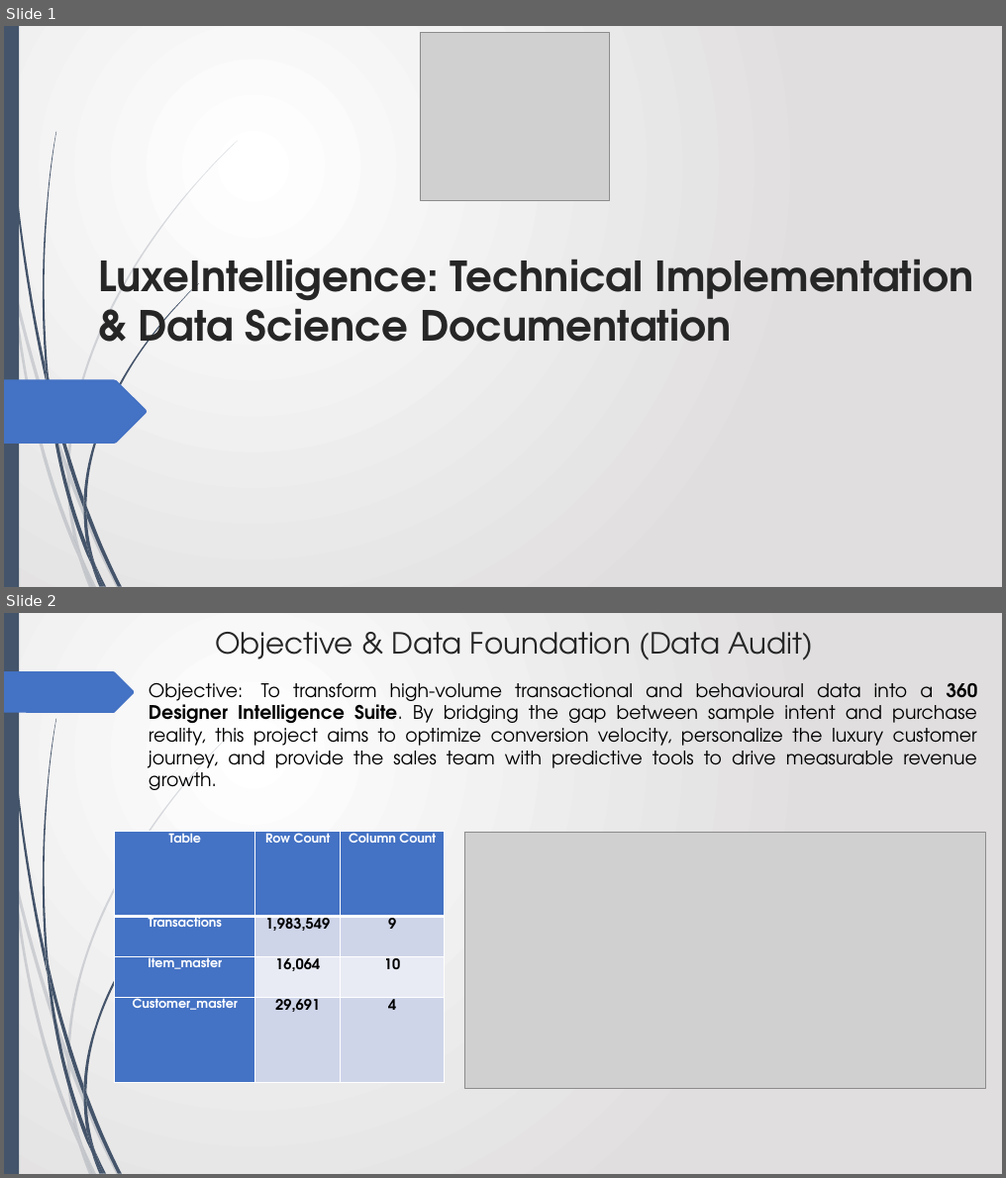
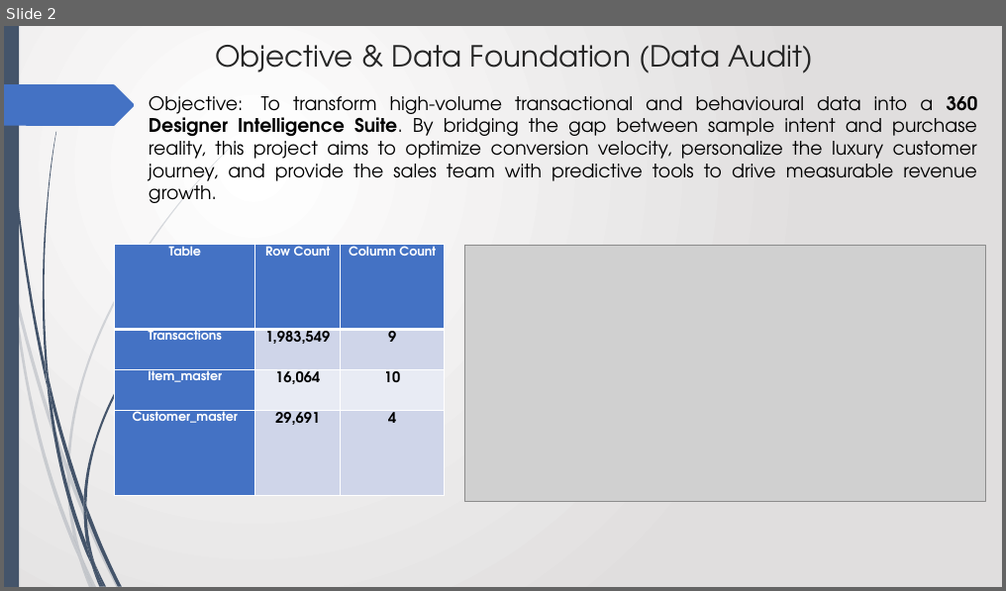
Before and after one commit to Avinash-patnaik/schumacher-customer-segmentation, a slide deck: luxeintelligence.pptx. Shown one above the other, each under a label of ours: slides 1 and 2 before the commit, slide 2 after it. The pictures are 1006x1178 and 1006x591 pixels, drawn with LibreOffice and Linux fonts; fonts in the diff are those of the drawing; grey boxes stand for pictures. Boxes give left, top, right and bottom in pixels: in the first picture for what was removed or moved away, otherwise in the second. Text is boxed around its words. In the diff, an @@ line names an element or a change of style, - is before the commit and + after.

Commit message:
data: add the remainaing data into it

```diff
--- a/luxeintelligence.pptx
+++ b/luxeintelligence.pptx
@@ slide 1 removed at box(4, 26, 1002, 587), background gradient #FFFFFF to #E1DFDF; not listed: 23 template elements that a slide beside it also shows @@
@@ picture removed at box(420, 32, 609, 200) @@
@@ title removed at box(98, 259, 973, 357) @@
-LuxeIntelligence: Technical Implementation & Data Science Documentation
@@ freeform shape removed at box(4, 380, 147, 444) @@
```
Also in this commit, not shown: 2 slides changed, 6 slides added, 3 other files.
